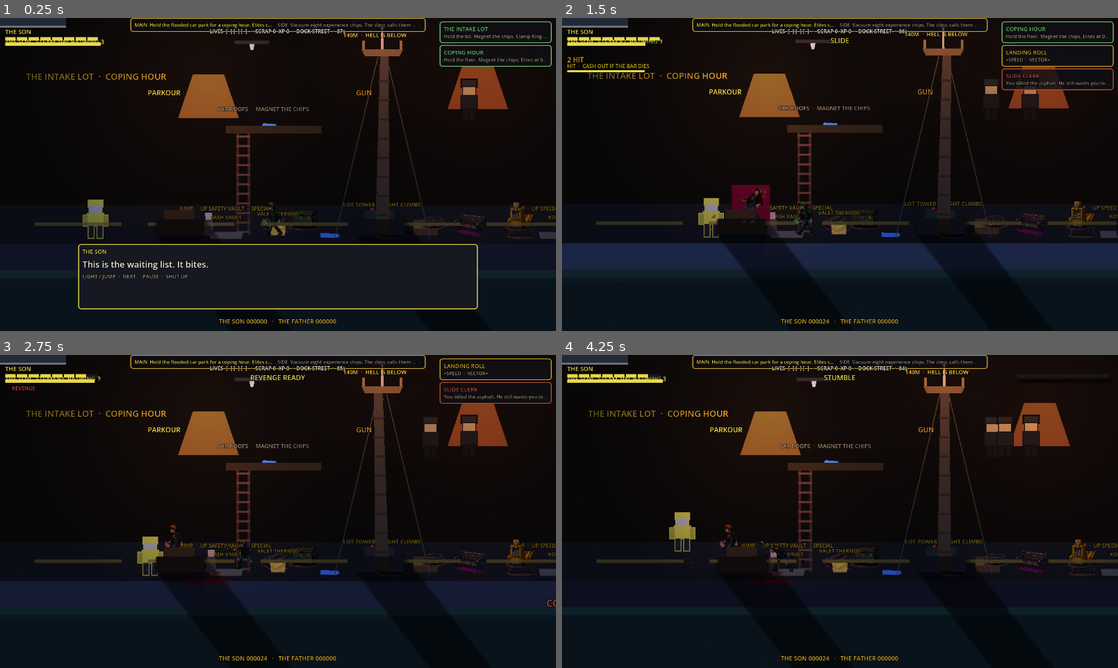
Above: before the commit, frames 1-4 (two rows, left to right).
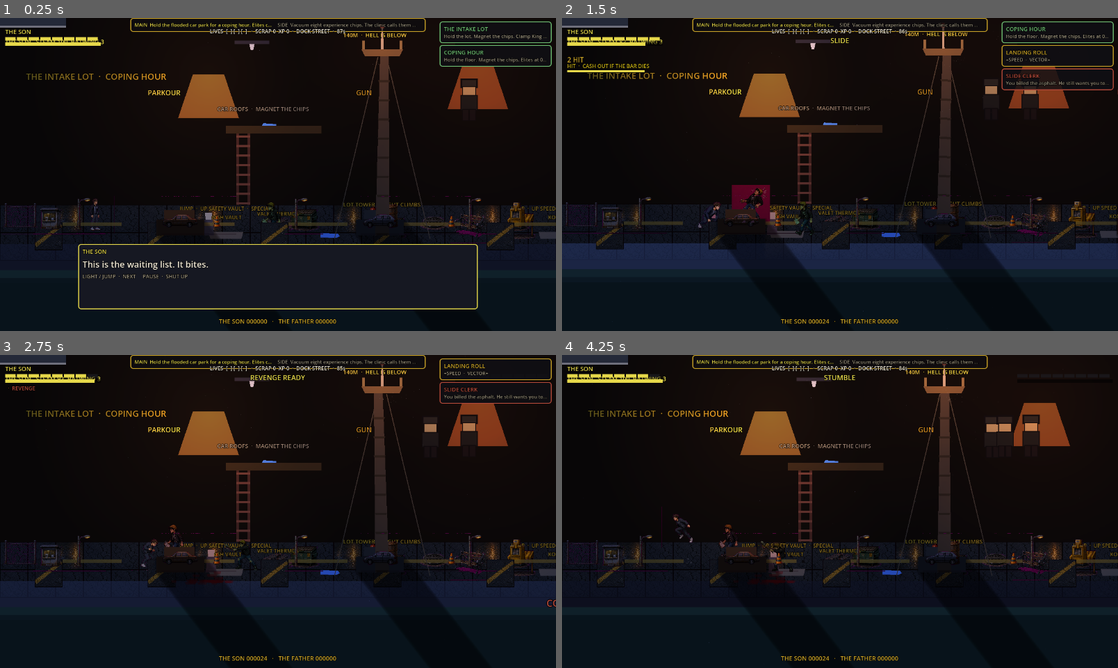
Above: after the commit, the same moments.

Repository: Rebelyouthz/HnT
Game: Godot game, scene res://scenes/levels/intake_lot.tscn
Same seed, same stepped clock (60 frames per second), same inputs: the game is played once before the commit and once after it. This scene is started directly instead of the project's main scene.
Inputs (mouse positions are in pixels of both pictures, inside the frame that each line leads up to):
- Up to frame 1 (0.25 s): no input
- Up to frame 2 (1.5 s): tap Enter (ui_accept) at 0.5 s; move the mouse to (962, 158) at 0.52 s; hold D (p1_right) 0.53-1.28 s; tap I (p1_block) at 0.6 s; click (962, 158) at 0.67 s; tap Space (p1_jump) at 0.77, 1.07 s; move the mouse to (728, 190) at 1.27 s; hold S (p1_down) from 1.28 s (still down); tap Shift (p1_dash) at 1.35 s
- Up to frame 3 (2.75 s): tap Space (p1_jump) at 1.52, 1.82 s; move the mouse to (333, 442) at 2.02 s; release S (p1_down) at 2.03 s; hold D (p1_right) from 2.03 s (still down); tap C (p1_duck) at 2.1 s
- Up to frame 4 (4.25 s): move the mouse to (812, 574) at 2.77 s; release D (p1_right) at 2.78 s; hold W (p1_up) 2.78-3.53 s; tap K (p1_heavy) at 2.85 s; click (812, 574) at 2.92 s; tap Space (p1_jump) at 3.02, 3.32, 3.77, 4.07 s; move the mouse to (1006, 558) at 3.52 s; hold A (p1_left) from 3.53 s (still down); hold J (p1_light) from 3.53 s (still down)

The runs differ from the first frame. In frame 1, 1.6% of the frame differs, in the area x 0-93%, y 56-75%; in frame 2, 1.9%, in the area x 0-93%, y 56-74%; in frame 3, 1.8%; in frame 4, 1.7%.

Commit message:
Sprite The Son, Intake Lot tiles, and clinic hub icons.
Wire AnimatedSprite2D on the existing Son fighter with 12-frame athletic-casual clips. Overlay lot asphalt/cars without rewriting SurviveAct. Put building portraits on hub cards.

Diff:
--- a/src/actors/fighter.gd
+++ b/src/actors/fighter.gd
@@ -204,10 +204,10 @@
 
 
 func _mount_sprite() -> void:
-	if role != "father" or not SpriteBook.has_who("father"):
+	if not SpriteBook.has_who(role):
 		return
 	SpriteBook.hide_polys(squash_root)
-	_anim = SpriteBook.make_anim("father")
+	_anim = SpriteBook.make_anim(role)
 	squash_root.add_child(_anim)
 
 
--- a/src/levels/intake_lot.gd
+++ b/src/levels/intake_lot.gd
@@ -46,6 +46,7 @@
 	add_child(pistol)
 	anchor(Vector2(580, 60))
 	anchor(Vector2(1400, 70))
+	NightStreet.pixel_lot(self, map_w)
 	NightStreet.bounds(self, map_w)
 	NightStreet.plaque(self, Vector2(60, 120), "THE INTAKE LOT  ·  COPING HOUR", Palette.EDGE, 20)
 	NightStreet.section(self, Vector2(340, 160), "parkour")
--- a/src/sprites/sprite_book.gd
+++ b/src/sprites/sprite_book.gd
@@ -1,7 +1,7 @@
 class_name SpriteBook
 extends Object
 
-## Pixel sheets for Father, Dock Street, collector punk, skinwalker.
+## Pixel sheets for Father, Son, Dock Street, Intake Lot, hub icons, punk, skinwalker.
 
 static var _frames: Dictionary = {}
 static var _tex: Dictionary = {}
@@ -108,11 +108,21 @@
 	var a := tex("res://assets/sprites/dock/props/%s.png" % kind)
 	if a:
 		return a
-	return tex("res://assets/sprites/dock/toys/%s.png" % kind)
+	a = tex("res://assets/sprites/dock/toys/%s.png" % kind)
+	if a:
+		return a
+	return tex("res://assets/sprites/lot/props/%s.png" % kind)
 
 
 static func tile(kind: String) -> Texture2D:
-	return tex("res://assets/sprites/dock/tiles/%s.png" % kind)
+	var a := tex("res://assets/sprites/dock/tiles/%s.png" % kind)
+	if a:
+		return a
+	return tex("res://assets/sprites/lot/tiles/%s.png" % kind)
+
+
+static func icon(id: String) -> Texture2D:
+	return tex("res://assets/sprites/hub/%s.png" % id)
 
 
 static func stamp(host: Node, kind: String, at: Vector2, z: int = 2) -> Sprite2D:
--- a/src/ui/clinic_camp.gd
+++ b/src/ui/clinic_camp.gd
@@ -51,6 +51,14 @@
 	title.text = str(info["name"])
 	UiKit.apply_label(title, 14, Palette.LEMON if lvl > 0 else Palette.MUTED)
 	col.add_child(title)
+	var portrait := SpriteBook.icon(id)
+	if portrait:
+		var pic := TextureRect.new()
+		pic.texture = portrait
+		pic.custom_minimum_size = Vector2(48, 48)
+		pic.stretch_mode = TextureRect.STRETCH_KEEP_ASPECT_CENTERED
+		pic.texture_filter = CanvasItem.TEXTURE_FILTER_NEAREST
+		col.add_child(pic)
 	var blurb := Label.new()
 	blurb.text = str(info["blurb"])
 	blurb.autowrap_mode = TextServer.AUTOWRAP_WORD_SMART
--- a/src/world/night_street.gd
+++ b/src/world/night_street.gd
@@ -665,3 +665,53 @@
 		SpriteBook.stamp(host, "lamp", Vector2(lx, 500.0), 3)
 	SpriteBook.stamp(host, "awning", Vector2(1100.0, 430.0), 3)
 	SpriteBook.stamp(host, "crane", Vector2(180.0, 240.0), -5)
+
+
+static func pixel_lot(host: Node, map_w: float) -> void:
+	var asphalt := SpriteBook.tile("asphalt")
+	var wet := SpriteBook.tile("asphalt_wet")
+	if asphalt == null:
+		return
+	var tw := asphalt.get_width()
+	var th := asphalt.get_height()
+	var x := 0.0
+	var n := 0
+	while x < map_w:
+		var s := Sprite2D.new()
+		s.texture = wet if wet != null and n % 5 == 2 else asphalt
+		s.centered = false
+		s.position = Vector2(x, 430.0)
+		s.z_index = 0
+		s.texture_filter = CanvasItem.TEXTURE_FILTER_NEAREST
+		host.add_child(s)
+		var s2 := Sprite2D.new()
+		s2.texture = asphalt
+		s2.centered = false
+		s2.position = Vector2(x, 430.0 + float(th))
+		s2.z_index = 0
+		s2.texture_filter = CanvasItem.TEXTURE_FILTER_NEAREST
+		host.add_child(s2)
+		x += float(tw)
+		n += 1
+	var stall := SpriteBook.tile("stall")
+	if stall:
+		for i in 7:
+			var st := Sprite2D.new()
+			st.texture = stall
+			st.centered = false
+			st.position = Vector2(80.0 + float(i) * 260.0, 470.0)
+			st.z_index = 1
+			st.texture_filter = CanvasItem.TEXTURE_FILTER_NEAREST
+			host.add_child(st)
+	var xs: Array[float] = [415.0, 875.0, 1335.0, 1735.0]
+	var kinds: Array[String] = ["sedan", "hatchback", "van", "sedan"]
+	for i in xs.size():
+		SpriteBook.stamp(host, kinds[i], Vector2(xs[i], 500.0), 4)
+	for lx in [200.0, 700.0, 1100.0, 1500.0, 1880.0]:
+		SpriteBook.stamp(host, "sodium_lamp", Vector2(lx, 500.0), 3)
+	SpriteBook.stamp(host, "ticket_booth", Vector2(120.0, 500.0), 3)
+	SpriteBook.stamp(host, "cone", Vector2(500.0, 500.0), 3)
+	SpriteBook.stamp(host, "cone", Vector2(1040.0, 500.0), 3)
+	SpriteBook.stamp(host, "barrier", Vector2(1480.0, 500.0), 3)
+	SpriteBook.stamp(host, "drum", Vector2(900.0, 500.0), 3)
+	SpriteBook.stamp(host, "fence", Vector2(48.0, 500.0), 3)
--- a/tests/smoke.gd
+++ b/tests/smoke.gd
@@ -430,6 +430,14 @@
 	failed += _exists("res://assets/sprites/father/front_kick/00.png")
 	failed += _exists("res://assets/sprites/father/roundhouse/00.png")
 	failed += _exists("res://assets/sprites/father/snap/00.png")
+	failed += _exists("res://assets/sprites/son/idle/00.png")
+	failed += _exists("res://assets/sprites/son/idle/05.png")
+	failed += _exists("res://assets/sprites/son/walk/00.png")
+	failed += _exists("res://assets/sprites/son/parkour_run/00.png")
+	failed += _exists("res://assets/sprites/son/jab/00.png")
+	failed += _exists("res://assets/sprites/son/front_kick/00.png")
+	failed += _exists("res://assets/sprites/son/roundhouse/00.png")
+	failed += _exists("res://assets/sprites/son/snap/00.png")
 	failed += _exists("res://assets/sprites/punk/idle/00.png")
 	failed += _exists("res://assets/sprites/dock/props/crate.png")
 	failed += _exists("res://assets/sprites/dock/tiles/cobble.png")
@@ -437,8 +445,14 @@
 	failed += _contains("res://src/actors/fighter.gd", "AnimatedSprite2D")
 	failed += _contains("res://src/actors/fighter.gd", "parkour_run")
 	failed += _contains("res://src/actors/fighter.gd", "front_kick")
+	failed += _contains("res://src/actors/fighter.gd", "SpriteBook.has_who(role)")
 	failed += _contains("res://src/levels/dock_street.gd", "pixel_dock")
 	failed += _contains("res://src/world/night_street.gd", "pixel_tenement")
+	failed += _contains("res://src/world/night_street.gd", "pixel_lot")
+	failed += _contains("res://src/levels/intake_lot.gd", "pixel_lot")
+	failed += _exists("res://assets/sprites/lot/tiles/asphalt.png")
+	failed += _exists("res://assets/sprites/hub/pawn_shop.png")
+	failed += _contains("res://src/ui/clinic_camp.gd", "SpriteBook.icon")
 	failed += _contains("res://src/juice/juice.gd", "TOAST_COOL_MS")
 	failed += _contains("res://src/juice/juice.gd", "TOAST_MAX")
 	var net := get_root().get_node_or_null("NetSession")
Binary file added: assets/sprites/hub/blood_fridge.png
Binary file added: assets/sprites/hub/dojo.png
Binary file added: assets/sprites/hub/pawn_shop.png
Binary file added: assets/sprites/hub/radio_tower.png
Binary file added: assets/sprites/hub/streak_locker.png
Binary file added: assets/sprites/hub/trophy_cabinet.png
Binary file added: assets/sprites/hub/workshop.png
Binary file added: assets/sprites/lot/props/barrier.png
Binary file added: assets/sprites/lot/props/cone.png
Binary file added: assets/sprites/lot/props/drum.png
Binary file added: assets/sprites/lot/props/fence.png
Binary file added: assets/sprites/lot/props/hatchback.png
(and 232 more such lines)
